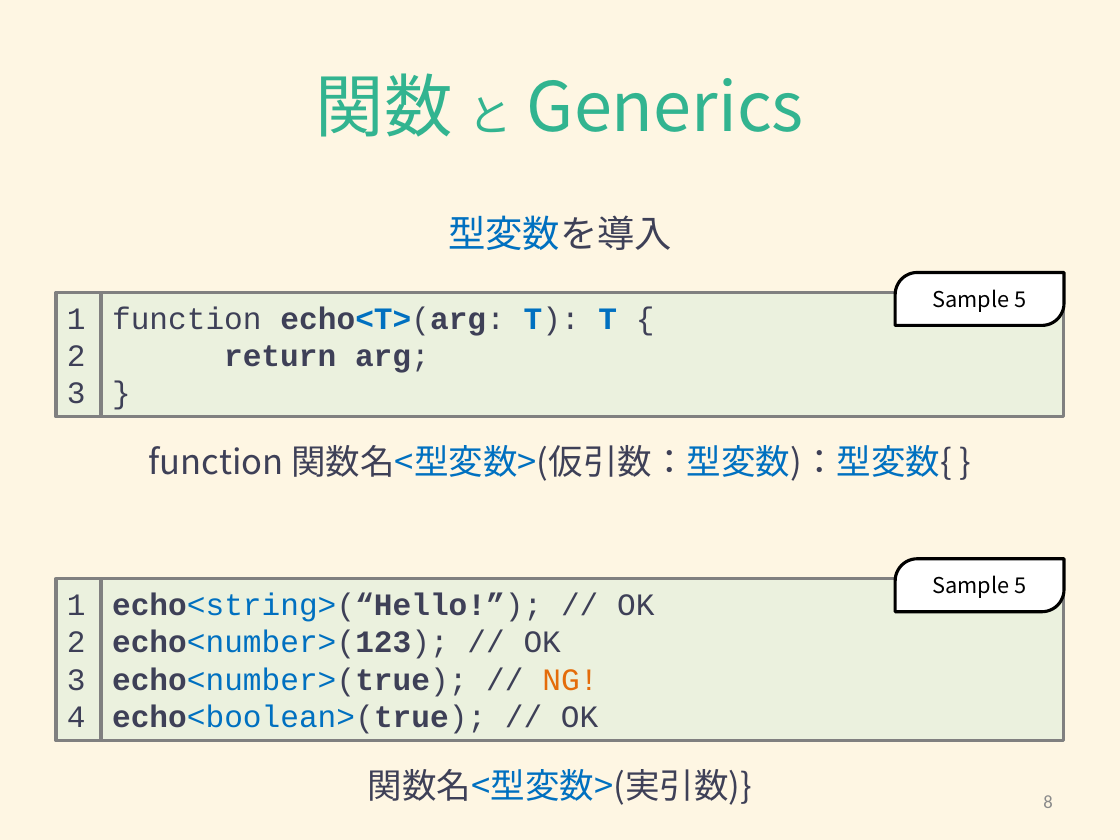
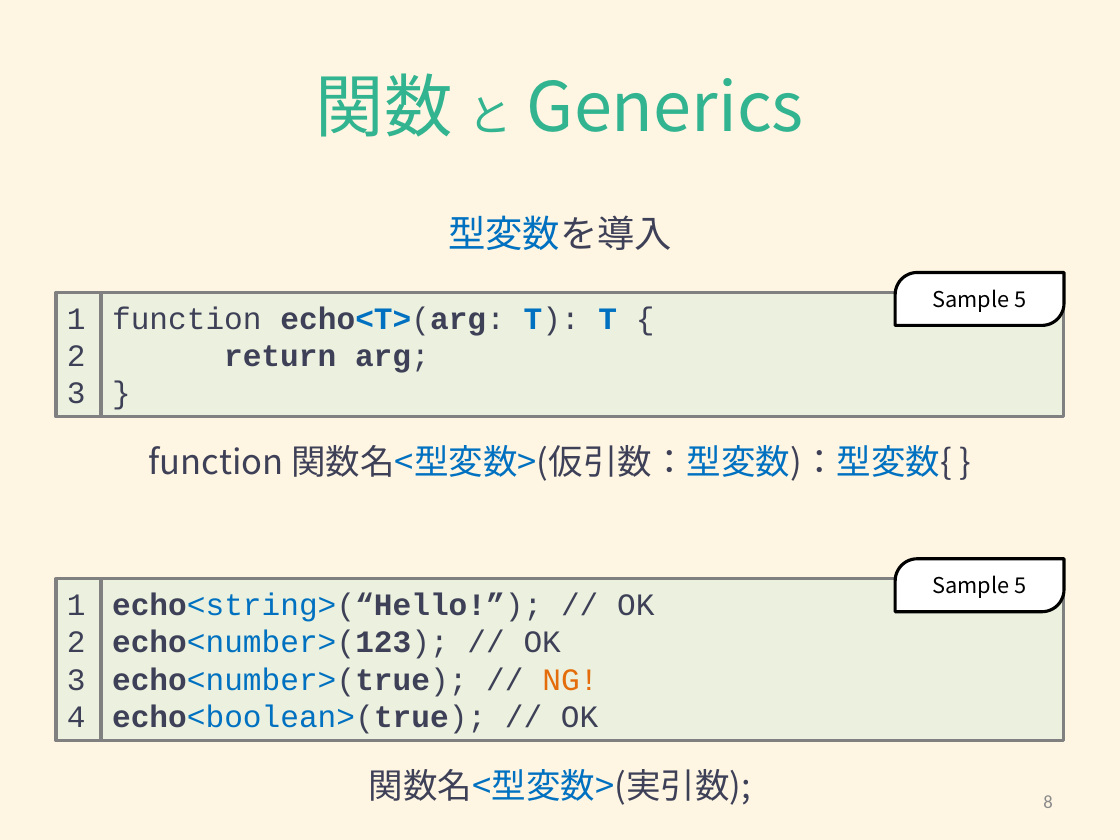
Before and after one commit to Hikari-Kubota/sandbox-todo-ts-angular, a slide deck: slide 8 of typescript/typescript_generics.pptx. Drawn at 1120x840 pixels with LibreOffice and Linux fonts; fonts in the diff are those of the drawing. Boxes give left, top, right and bottom in pixels: in the first picture for what was removed or moved away, otherwise in the second. Text is boxed around its words. In the diff, an @@ line names an element or a change of style, - is before the commit and + after.

Commit message:
Improve presentations.

```diff
--- a/typescript/typescript_generics.pptx
+++ b/typescript/typescript_generics.pptx
@@ text at (369,769,751,805): text changed @@
-関数名<型変数>(実引数)}
+関数名<型変数>(実引数);
```
Also in this commit, not shown: 1 other slide changed.
